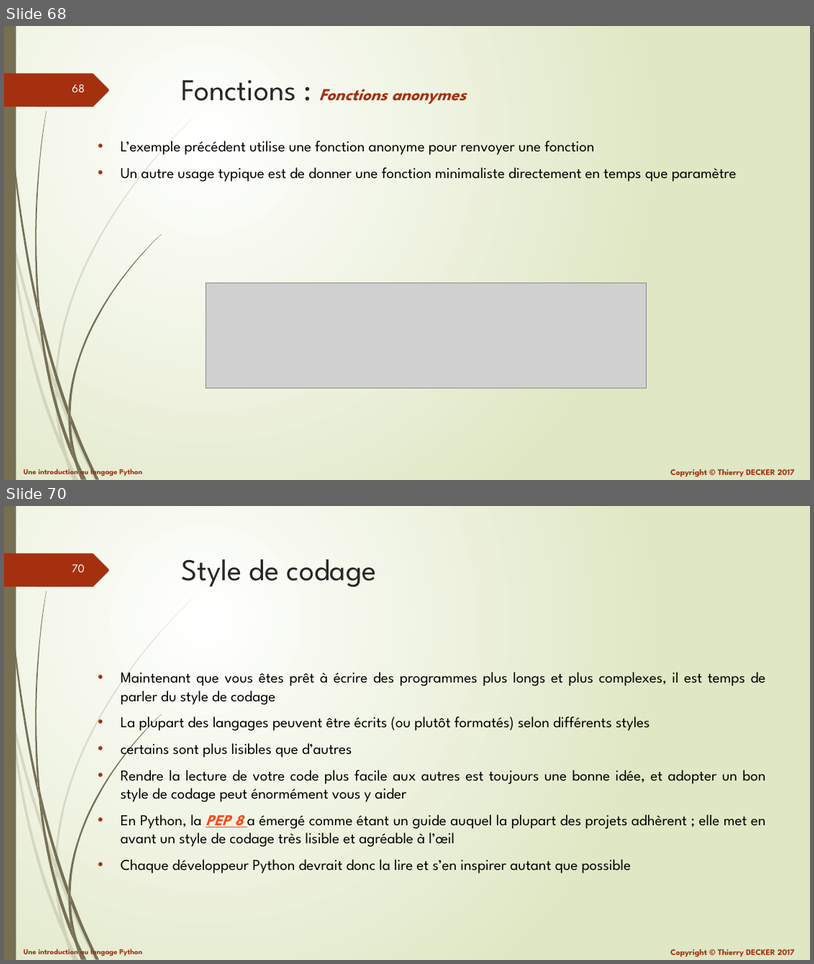
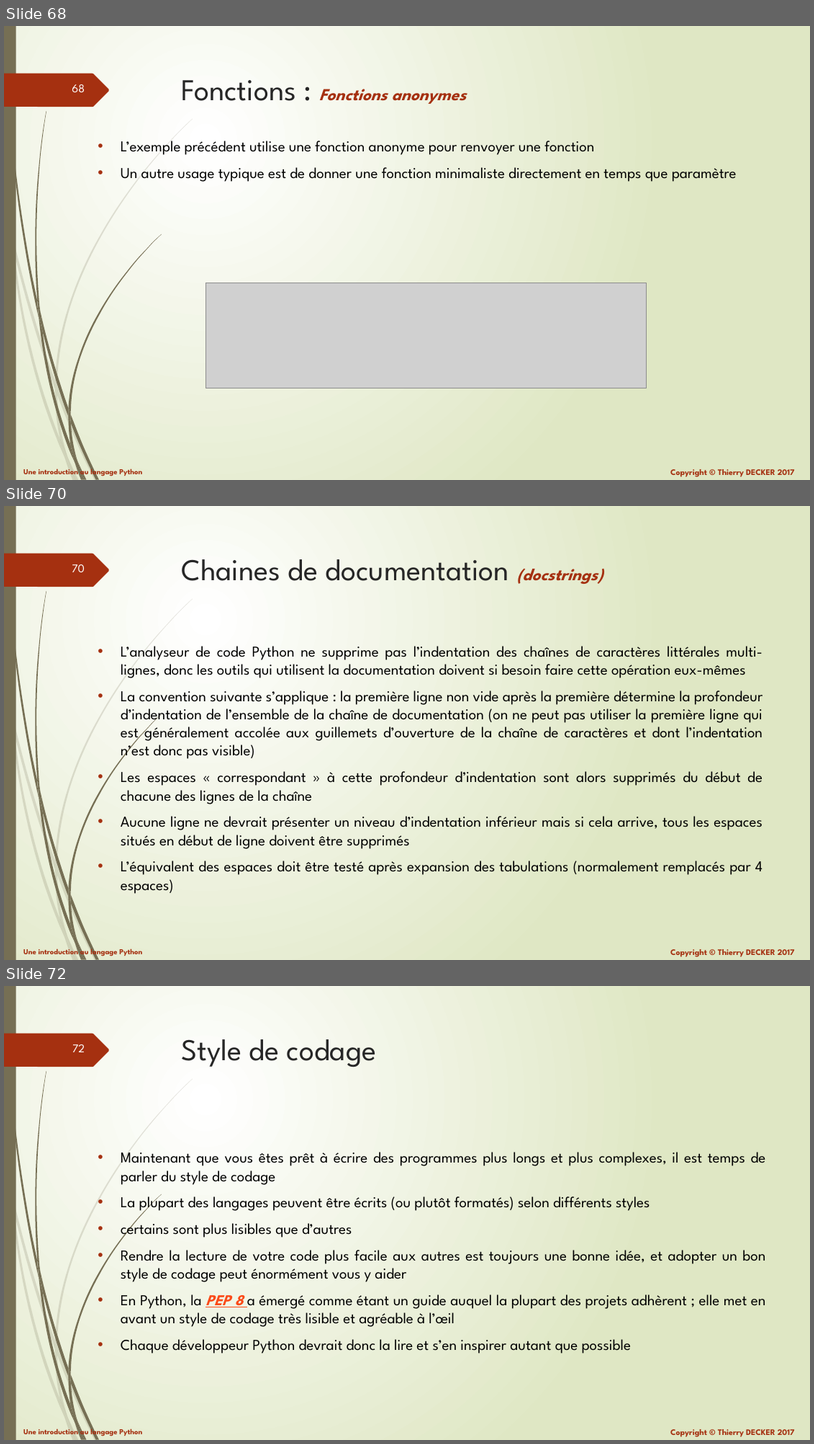
Before and after one commit to VikmanTheRacoon/learning-python, a slide deck: documentations/learning-python.pptx. Shown one above the other, each under a label of ours: slides 68 and 70 before the commit, slides 68, 70 and 72 after it; the slides between them are not shown. The pictures are 814x964 and 814x1444 pixels, drawn with LibreOffice and Linux fonts; fonts in the diff are those of the drawing; grey boxes stand for pictures. Boxes give left, top, right and bottom in pixels: in the first picture for what was removed or moved away, otherwise in the second. Text is boxed around its words. In the diff, an @@ line names an element or a change of style, - is before the commit and + after.

Commit message:
Updated documentation

```diff
--- a/documentations/learning-python.pptx
+++ b/documentations/learning-python.pptx
@@ slide 70 added at bbox=[4, 506, 810, 960], background gradient #FFFFFF to #DFE8C4; not listed: 27 template elements that a slide beside it also shows @@
@@ title added at bbox=[182, 559, 604, 584], 36 pt, text #262626 @@
+Chaines de documentation (docstrings)
@@ text added at bbox=[121, 646, 764, 893], 18 pt, text #000000 @@
+• L’analyseur de code Python ne supprime pas l’indentation des chaînes de caractères littérales multi-lignes, donc les outils qui utilisent la documentation doivent si besoin faire cette opération eux-mêmes
+• La convention suivante s’applique : la première ligne non vide après la première détermine la profondeur d’indentation de l’ensemble de la chaîne de documentation (on ne peut pas utiliser la première ligne qui est généralement accolée aux guillemets d’ouverture de la chaîne de caractères et dont l’indentation n’est donc pas visible)
+• Les espaces « correspondant » à cette profondeur d’indentation sont alors supprimés du début de chacune des lignes de la chaîne
+• Aucune ligne ne devrait présenter un niveau d’indentation inférieur mais si cela arrive, tous les espaces situés en début de ligne doivent être supprimés
+• L’équivalent des espaces doit être testé après expansion des tabulations (normalement remplacés par 4 espaces)
@@ what was slide 70 is now slide 72 @@
@@ page number at bbox=[72, 1044, 85, 1052]: text changed @@
-70
+72
```
Also in this commit, not shown: 1 slide changed, 2 other slides added, 1 other file.
